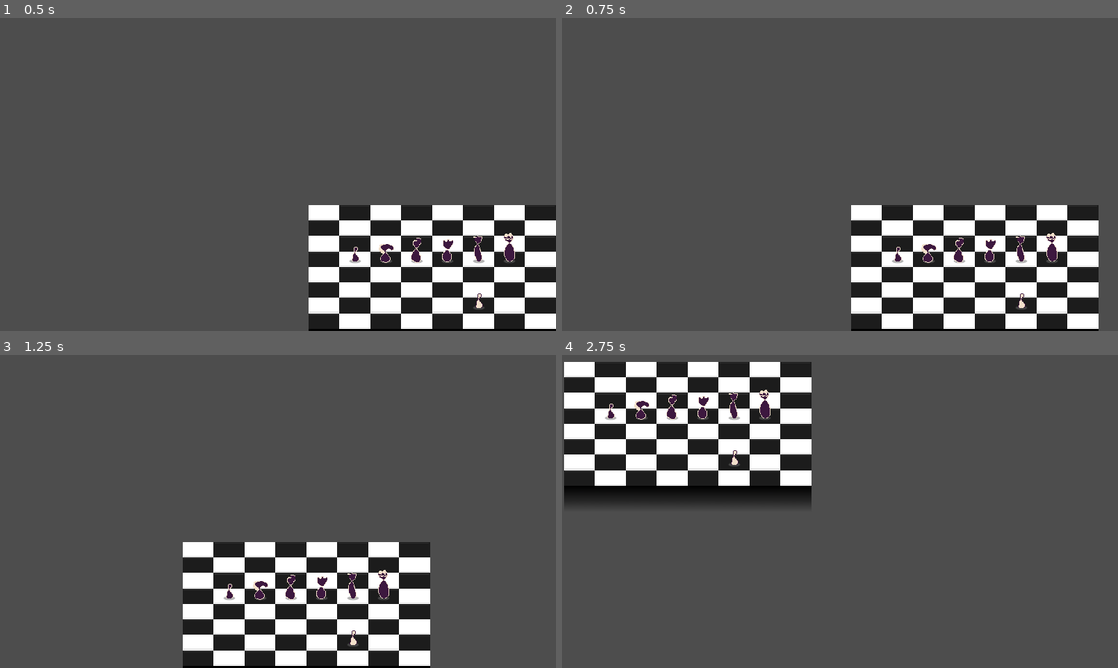
Above: before the commit, frames 1-4 (two rows, left to right).
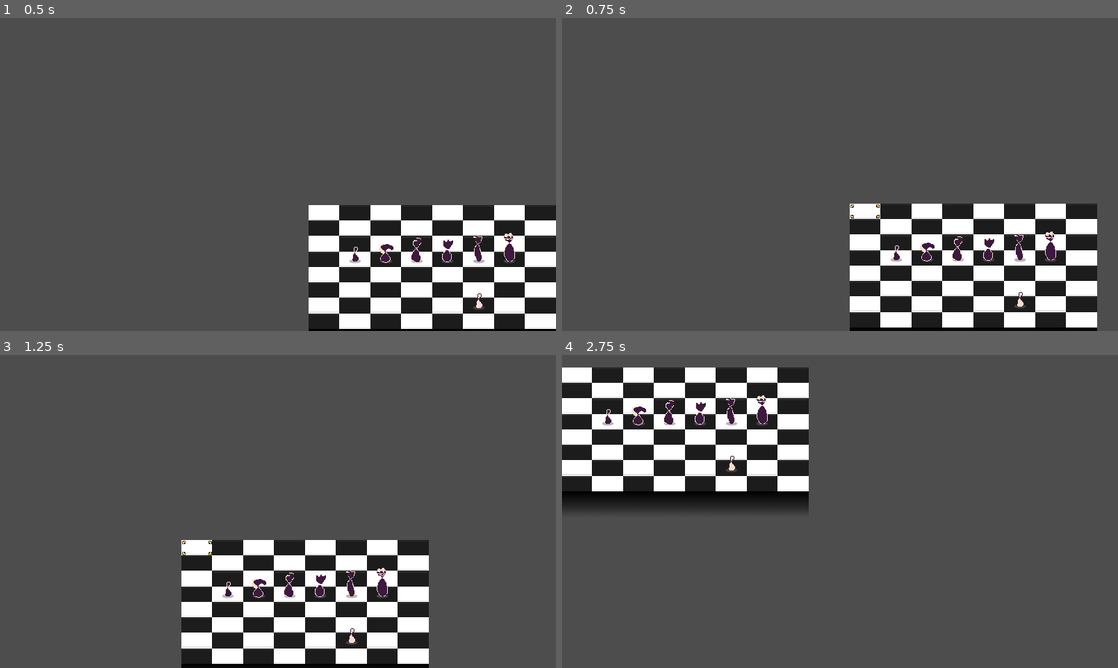
Above: after the commit, the same moments.

Repository: IAmNotIsaac/gwj-73
Game: Godot game, scene res://scenes/world.tscn
Same seed, same stepped clock (60 frames per second), same inputs: the game is played once before the commit and once after it.
Inputs (mouse positions are in pixels of both pictures, inside the frame that each line leads up to):
- Up to frame 1 (0.5 s): no input
- Up to frame 2 (0.75 s): tap Enter at 0.5 s; move the mouse to (873, 205) at 0.52 s; hold D (move_right) from 0.53 s (still down); click (873, 205) at 0.67 s
- Up to frame 3 (1.25 s): keep holding D (move_right)
- Up to frame 4 (2.75 s): move the mouse to (728, 527) at 1.27 s; release D (move_right) at 1.28 s; hold S (move_down) 1.28-2.03 s; move the mouse to (895, 442) at 2.02 s; hold D (move_right) from 2.03 s (still down)

Frame 1 is identical in both runs. In frame 2, 3.6% of the frame differs, in the area x 51-97%, y 59-100%; in frame 3, 4.3%; in frame 4, 8.7%, in the area x 0-45%, y 2-50%.

Commit message:
slight reworking to fix bugs and make systems better and whatnot

Diff:
--- a/scenes/instantiables/player_controller.gd
+++ b/scenes/instantiables/player_controller.gd
@@ -18,9 +18,18 @@
 
 @export var camera: Camera2D
 
+var a := []:
+	set(v):
+		print(v)
+		a = v
+
 
 func _ready() -> void:
 	_camera_position = camera.position
+
+	if get_parent() is World:
+		for board in get_parent().boards:
+			board.tile_clicked.connect(_on_tile_clicked.bind(board))
 
 
 func _process(delta: float) -> void:
@@ -31,23 +40,8 @@
 		mp = mp.clamp(Vector2.ZERO, Vector2.ONE)
 		mp = (mp - Vector2(0.5, 0.5)) * 2.0;
 		var pan := mp * _PAN_FACTOR
-		camera.position = _camera_position #+ pan
+		camera.position = _camera_position + pan
 		camera.zoom = camera.zoom.lerp(Vector2.ONE * _camera_zoom, 0.25)
-
-
-func _set_pieces(value: Array[Piece]) -> void:
-	if not is_node_ready():
-		await ready
-
-	var added_pieces := value.filter(func(p: Piece): return p not in pieces)
-	var removed_pieces := pieces.filter(func(p: Piece): return p not in value)
-
-	for p in added_pieces:
-		if not p.board.tile_clicked.is_connected(_on_tile_clicked):
-			p.board.tile_clicked.connect(_on_tile_clicked.bind(p.board))
-
-	for p in removed_pieces:
-		p.board.tile_clicked.disconnect(_on_tile_clicked)
 
 
 func _get_team() -> Piece.Team:
--- /dev/null
+++ b/scenes/world.gd
@@ -0,0 +1,9 @@
+class_name World
+extends Node2D
+
+
+var boards: Array[Board] = []
+
+
+func register_board(board: Board) -> void:
+	boards.push_back(board)
--- a/scenes/world.tscn
+++ b/scenes/world.tscn
@@ -1,15 +1,16 @@
-[gd_scene load_steps=4 format=3 uid="uid://bkk3xrh2lihv7"]
+[gd_scene load_steps=5 format=3 uid="uid://bkk3xrh2lihv7"]
 
+[ext_resource type="Script" path="res://scenes/world.gd" id="1_brwlp"]
 [ext_resource type="PackedScene" uid="uid://nicdfdklwlrq" path="res://scenes/instantiables/player_controller.tscn" id="1_hprhp"]
 [ext_resource type="PackedScene" uid="uid://bhm65qdan0ll2" path="res://scenes/piece.tscn" id="1_k4efd"]
 [ext_resource type="Script" path="res://src/board.gd" id="2_qor4q"]
 
 [node name="World" type="Node2D"]
 y_sort_enabled = true
+script = ExtResource("1_brwlp")
 
-[node name="PlayerController" parent="." node_paths=PackedStringArray("camera", "pieces") instance=ExtResource("1_hprhp")]
+[node name="PlayerController" parent="." node_paths=PackedStringArray("camera") instance=ExtResource("1_hprhp")]
 camera = NodePath("../Camera2D")
-pieces = [NodePath("../Piece2"), NodePath("../Piece6"), NodePath("../Piece3"), NodePath("../Piece4"), NodePath("../Piece5"), NodePath("../Piece7")]
 
 [node name="Camera2D" type="Camera2D" parent="."]
 position_smoothing_enabled = true
--- a/src/board.gd
+++ b/src/board.gd
@@ -74,6 +74,9 @@
 
 	if _selection_hint.get_parent() == null:
 		add_child(_selection_hint, false, Node.INTERNAL_MODE_BACK)
+
+	if get_parent() is World:
+		get_parent().register_board(self)
 
 	reload_board_state()
 
--- a/src/controller.gd
+++ b/src/controller.gd
@@ -3,18 +3,6 @@
 
 
 signal turn_complete
-
-@export var pieces: Array[Piece]:
-	set=set_pieces
-
-
-func _enter_tree() -> void:
-	for p in pieces:
-		print(p.board)
-
-
-func _set_pieces(value: Array[Piece]) -> void:
-	pieces = value
 
 
 func _get_team() -> Piece.Team:
@@ -25,10 +13,6 @@
 	pass
 
 
-func set_pieces(value: Array[Piece]) -> void:
-	_set_pieces(value)
-
-
 func get_team() -> Piece.Team:
 	return _get_team()
 
